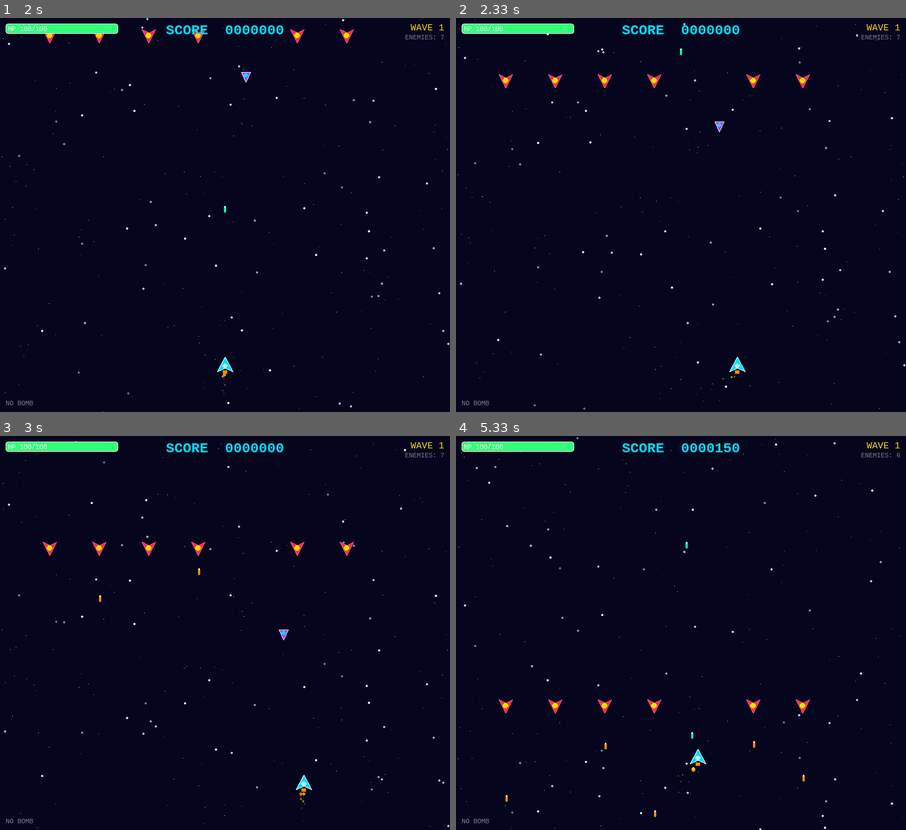
Above: before the commit, frames 1-4 (two rows, left to right).
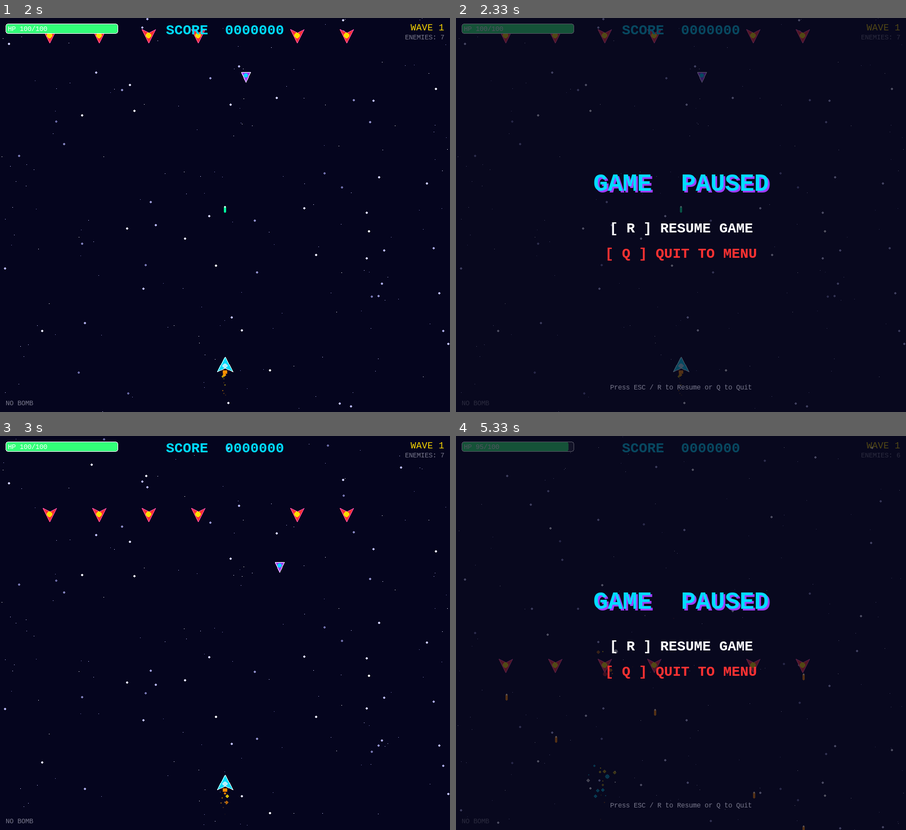
Above: after the commit, the same moments.

Repository: Nolwazee/Nova-Strike-2D-Pygame
Game: pygame game, started from game.py
Same seed, same stepped clock (60 frames per second), same inputs: the game is played once before the commit and once after it.
Inputs:
- Up to frame 1 (2 s): tap Enter at 0.33 s; tap Z at 1.67 s
- Up to frame 2 (2.33 s): hold P from 2 s (still down); hold Right from 2 s (still down)
- Up to frame 3 (3 s): release P at 2.47 s; release Right at 2.47 s; hold R 2.5-2.97 s
- Up to frame 4 (5.33 s): hold Right 3-3.47 s; hold Left 3.5-4.03 s; hold Down 4.07-4.37 s; tap Right Ctrl at 4.13, 4.47, 4.77, 4.9, 5.3 s; hold Left 4.4-4.8 s; hold Up 4.83-5.2 s; hold P from 5.23 s (still down); hold Right from 5.23 s (still down)

Frame 1 is identical in both runs. In frame 2, 4.0% of the frame differs, in the area x 0-100%, y 0-100%; in frame 3, 1.1%; in frame 4, 4.0%.

Commit message:
Add pause, resume, and quit features

Diff:
--- a/game.py
+++ b/game.py
@@ -686,6 +686,68 @@
             if ev.type == pygame.QUIT: pygame.quit(); sys.exit()
 
 
+def pause_screen(surf):
+    """Render a semi-transparent pause menu overlay and handle menu navigation."""
+    # Capture the current screen to show it under the menu
+    overlay = surf.copy()
+
+    # Semi-transparent dark cover
+    darken = pygame.Surface((W, H), pygame.SRCALPHA)
+    darken.fill((10, 10, 30, 180)) # Dark blue-ish semi-transparent overlay
+    overlay.blit(darken, (0, 0))
+
+    # Pause title
+    title = font_big.render("GAME  PAUSED", True, CYAN)
+    shadow = font_big.render("GAME  PAUSED", True, PURPLE)
+
+    # Menu options
+    options = [
+        "[ R ] RESUME GAME",
+        "[ Q ] QUIT TO MENU"
+    ]
+
+    # Keep the music state or pause all sounds
+    pygame.mixer.pause()
+
+    tick = 0
+    while True:
+        for ev in pygame.event.get():
+            if ev.type == pygame.QUIT:
+                pygame.quit()
+                sys.exit()
+            if ev.type == pygame.KEYDOWN:
+                if ev.key in (pygame.K_r, pygame.K_ESCAPE):
+                    pygame.mixer.unpause()
+                    return "resume"
+                if ev.key == pygame.K_q:
+                    return "quit"
+
+        # Draw background capture
+        surf.blit(overlay, (0, 0))
+
+        # Draw title with shadow effect
+        tx = W // 2 - title.get_width() // 2
+        surf.blit(shadow, (tx + 3, H // 2 - 80 + 3))
+        surf.blit(title, (tx, H // 2 - 80))
+
+        # Draw options with blinking selection instructions
+        for i, opt in enumerate(options):
+            col = YELLOW if i == 0 else RED
+            # Blinking effect for Resume option to look active
+            if i == 0 and tick % 60 < 30:
+                col = WHITE
+            t = font_med.render(opt, True, col)
+            surf.blit(t, (W // 2 - t.get_width() // 2, H // 2 + 10 + i * 45))
+
+        # Draw subtext instructions
+        sub = font_tiny.render("Press ESC / R to Resume or Q to Quit", True, GREY)
+        surf.blit(sub, (W // 2 - sub.get_width() // 2, H - 50))
+
+        pygame.display.flip()
+        clock.tick(FPS)
+        tick += 1
+
+
 # ─── MAIN GAME LOOP ──────────────────────────────────────────────────────────
 
 def run_game():
@@ -736,8 +798,10 @@
             if ev.type == pygame.QUIT:
                 pygame.quit(); sys.exit()
             if ev.type == pygame.KEYDOWN:
-                if ev.key == pygame.K_ESCAPE:
-                    running = False
+                if ev.key in (pygame.K_ESCAPE, pygame.K_p):
+                    action = pause_screen(screen)
+                    if action == "quit":
+                        running = False
                 if ev.key in (pygame.K_SPACE,):
                     bomb_blast()
                 if ev.key in (pygame.K_z, pygame.K_LCTRL, pygame.K_RCTRL):
@@ -898,6 +962,8 @@
         draw_hud(screen, player, wave, len(enemies), bomb_available)
         pygame.display.flip()
 
+    if music:
+        music.stop()
     return "quit"
 
 
